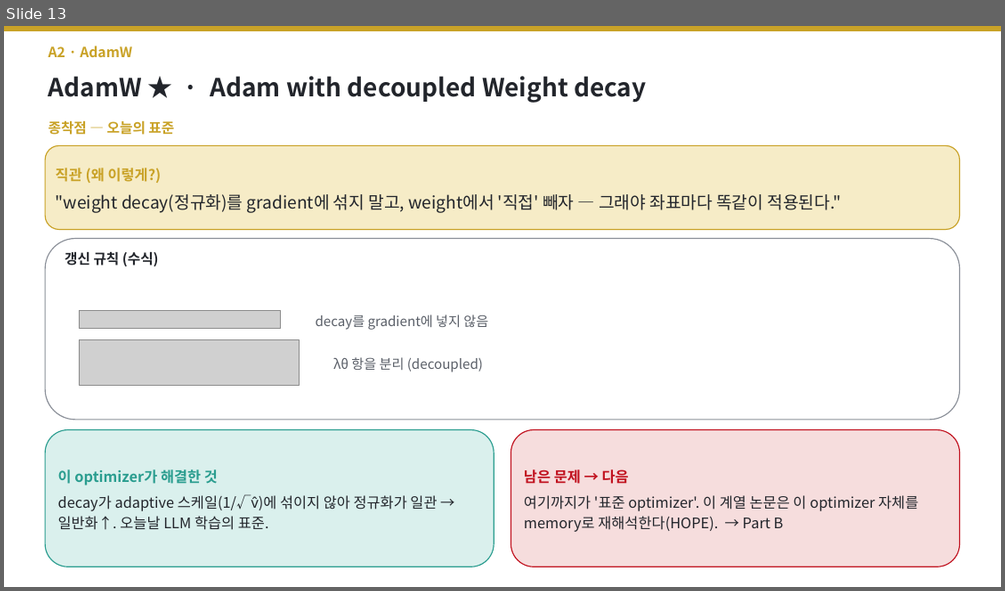
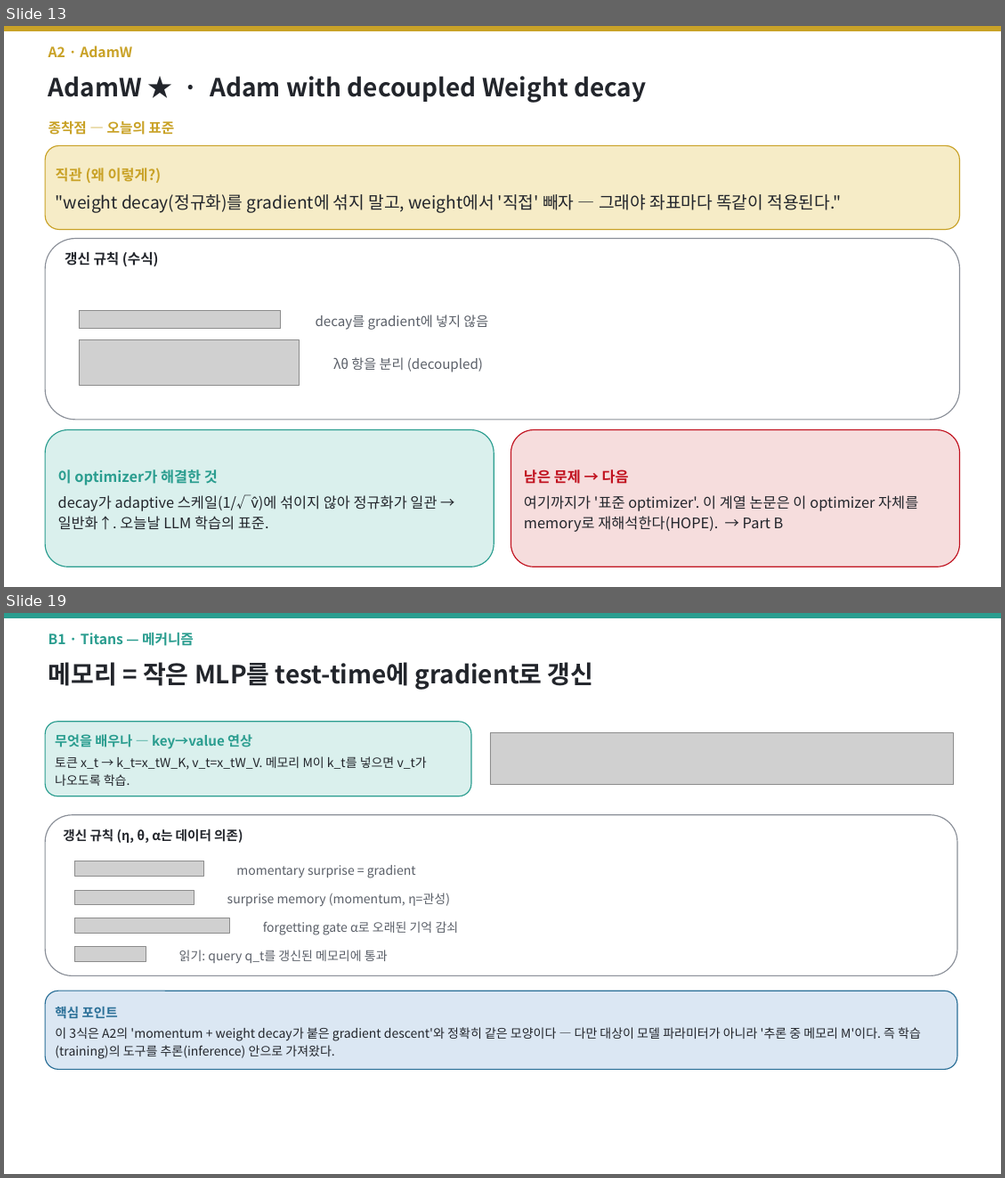
Before and after one commit to jimmylegendary/neural-memory-study, a slide deck: seminar/TTT-seminar.pptx. Shown one above the other, each under a label of ours: slide 13 before the commit, slides 13 and 19 after it; the slides between them are not shown. The pictures are 1005x591 and 1005x1178 pixels, drawn with LibreOffice and Linux fonts; fonts in the diff are those of the drawing; grey boxes stand for pictures. Boxes give left, top, right and bottom in pixels: in the first picture for what was removed or moved away, otherwise in the second. Text is boxed around its words. In the diff, an @@ line names an element or a change of style, - is before the commit and + after.

```diff
--- a/seminar/TTT-seminar.pptx
+++ b/seminar/TTT-seminar.pptx
@@ slide 19 added at bbox=[4, 613, 1001, 1174], background #FFFFFF @@
@@ rectangle added at bbox=[4, 613, 1001, 617], fill #2A9D8F, outline #2A9D8F 1 pt @@
@@ text added at bbox=[48, 633, 194, 646], 13.5 pt, text #2A9D8F, bold @@
+B1 · Titans — 메커니즘
@@ text added at bbox=[48, 662, 594, 690], 24 pt, text #22252B, bold @@
+메모리 = 작은 MLP를 test-time에 gradient로 갱신
@@ rounded rectangle added at bbox=[45, 722, 471, 796], fill #DAF0ED, outline #2A9D8F 1 pt, 12 pt, text #22252B @@
+무엇을 배우나 — key→value 연상
+토큰 x_t → k_t=x_tW_K, v_t=x_tW_V. 메모리 M이 k_t를 넣으면 v_t가 나오도록 학습.
@@ picture added at bbox=[490, 733, 954, 785] @@
@@ rounded rectangle added at bbox=[45, 815, 957, 976], fill #FFFFFF, outline #8A8F98 1 pt @@
@@ text added at bbox=[63, 828, 243, 843], 12.5 pt, text #22252B, bold @@
+갱신 규칙 (η, θ, α는 데이터 의존)
@@ picture added at bbox=[75, 861, 203, 876] @@
@@ text added at bbox=[236, 865, 416, 878], 12 pt, text #5A5F68 @@
+momentary surprise = gradient
@@ picture added at bbox=[75, 891, 194, 905] @@
@@ text added at bbox=[227, 892, 450, 906], 12 pt, text #5A5F68 @@
+surprise memory (momentum, η=관성)
@@ picture added at bbox=[75, 918, 230, 933] @@
@@ text added at bbox=[263, 921, 459, 935], 12 pt, text #5A5F68 @@
+forgetting gate α로 오래된 기억 감쇠
@@ picture added at bbox=[75, 947, 146, 962] @@
@@ text added at bbox=[179, 949, 388, 963], 12 pt, text #5A5F68 @@
+읽기: query q_t를 갱신된 메모리에 통과
@@ rounded rectangle added at bbox=[45, 990, 957, 1070], fill #DBE7F3, outline #2A6F97 1 pt, 12 pt, text #22252B @@
+핵심 포인트
+이 3식은 A2의 'momentum + weight decay가 붙은 gradient descent'와 정확히 같은 모양이다 — 다만 대상이 모델 파라미터가 아니라 '추론 중 메모리 M'이다. 즉 학습(training)의 도구를 추론(inference) 안으로 가져왔다.
```
Also in this commit, not shown: 22 other slides added, 15 other files.
